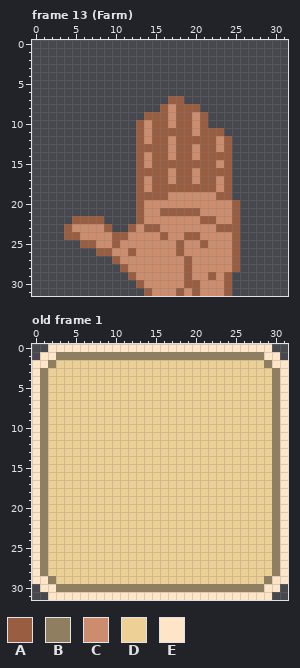
Edited in one commit: pixel-art file (Pixel Art/UI/Unit buttons.ase). Above, as it was before the edit.
32x32 pixels, 20 frames. Shown: frame 13 (Farm), old frame 1.
Palette (. is transparent): A #995d42  B #8f7e60  C #cc8c6e  D #edd095  E #ffe5c7
Pixels before, frame 13 (Farm), first column x 4:
 7 .............AA.......
 8 ............ACAAA.....
 9 ..........AAACAACA....
10 .........ACAACAACA....
11 .........ACAAAAACAAA..
12 .........ACAACAAAAACA.
13 .........AAAACAACAACA.
14 .........ACAACAACAAAA.
15 .........ACAAAAAAAACA.
16 .........AAAACAACAAAA.
17 .........ACAACAACAACA.
18 .........ACAAAAAAAACA.
19 .........AAAACCCCCCAA.
20 .........ACCCCCCCCCCCA
21 .........ACCAAAAACCCCA
22 .AAAA....ACCCCCCCAACCA
23 ACCCCA..ACAACCCCCCCAAA
24 AACCCCAACCCCACCAACCCCA
25 ..AACCACCCCCCCACCACCCA
26 ....AACCACCCCCACCCCCCA
27 ......ACCCCCCCCACCCCCA
28 .......ACCCCCCCACCCCCA
29 ........ACCCCCCACCACA.
30 .........ACCCCCAACCCA.
31 ..........ACCCACACCCA.
Pixels before, old frame 1, first column x 0:
 0 ..EEEEEEEEEEEEEEEEEEEEEEEEEEEE..
 1 .EEBBBBBBBBBBBBBBBBBBBBBBBBBBEE.
 2 EEBDDDDDDDDDDDDDDDDDDDDDDDDDDBEE
 3 EBDDDDDDDDDDDDDDDDDDDDDDDDDDDDBE
 4 EBDDDDDDDDDDDDDDDDDDDDDDDDDDDDBE
 5 EBDDDDDDDDDDDDDDDDDDDDDDDDDDDDBE
 6 EBDDDDDDDDDDDDDDDDDDDDDDDDDDDDBE
 7 EBDDDDDDDDDDDDDDDDDDDDDDDDDDDDBE
 8 EBDDDDDDDDDDDDDDDDDDDDDDDDDDDDBE
 9 EBDDDDDDDDDDDDDDDDDDDDDDDDDDDDBE
10 EBDDDDDDDDDDDDDDDDDDDDDDDDDDDDBE
11 EBDDDDDDDDDDDDDDDDDDDDDDDDDDDDBE
12 EBDDDDDDDDDDDDDDDDDDDDDDDDDDDDBE
13 EBDDDDDDDDDDDDDDDDDDDDDDDDDDDDBE
14 EBDDDDDDDDDDDDDDDDDDDDDDDDDDDDBE
15 EBDDDDDDDDDDDDDDDDDDDDDDDDDDDDBE
16 EBDDDDDDDDDDDDDDDDDDDDDDDDDDDDBE
17 EBDDDDDDDDDDDDDDDDDDDDDDDDDDDDBE
18 EBDDDDDDDDDDDDDDDDDDDDDDDDDDDDBE
19 EBDDDDDDDDDDDDDDDDDDDDDDDDDDDDBE
20 EBDDDDDDDDDDDDDDDDDDDDDDDDDDDDBE
21 EBDDDDDDDDDDDDDDDDDDDDDDDDDDDDBE
22 EBDDDDDDDDDDDDDDDDDDDDDDDDDDDDBE
23 EBDDDDDDDDDDDDDDDDDDDDDDDDDDDDBE
24 EBDDDDDDDDDDDDDDDDDDDDDDDDDDDDBE
25 EBDDDDDDDDDDDDDDDDDDDDDDDDDDDDBE
26 EBDDDDDDDDDDDDDDDDDDDDDDDDDDDDBE
27 EBDDDDDDDDDDDDDDDDDDDDDDDDDDDDBE
28 EBDDDDDDDDDDDDDDDDDDDDDDDDDDDDBE
29 EEBDDDDDDDDDDDDDDDDDDDDDDDDDDBEE
30 .EEBBBBBBBBBBBBBBBBBBBBBBBBBBEE.
31 ..EEEEEEEEEEEEEEEEEEEEEEEEEEEE..
New version:
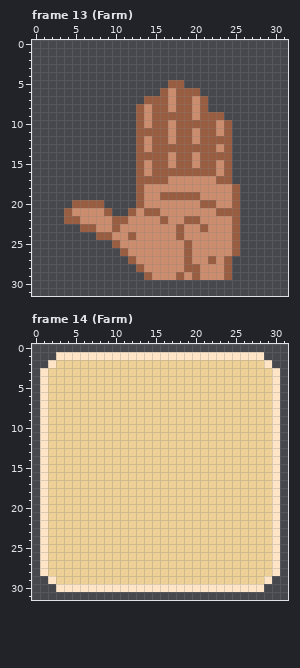
A new or re-ordered frame is compared with the old frame closest to it.
The author wrote: Bot HUD redone and added more health to all units
Difference:
frames 20 -> 21
Frame 13 (Farm), layer "Symbol":
y 5: x 17..18 .. -> AA
y 6: x 16..20 ..... -> ACAAA
y 7: x 14..17 ...A -> AAAC; x 19..21 ... -> ACA
y 8: x 13..15 ... -> ACA; x 20..21 A. -> CA
y 9: x 13..14 .A -> AC; x 17 C -> A; x 22..23 .. -> AA
y 10: x 20 C -> A; x 22..24 ... -> ACA
y 11: x 14 C -> A; x 17 A -> C; x 23..24 A. -> CA
y 12: x 20 A -> C; x 23 C -> A
y 13: x 14 A -> C; x 17 C -> A; x 20 C -> A
y 14: x 14 C -> A
y 15: x 17 A -> C; x 20 A -> C
y 16: x 14 A -> C; x 17 C -> A; x 20 C -> A; x 23 A -> C
y 17: x 14 C -> A; x 18..19 AA -> CC; x 21..23 AAC -> CCA
y 18: x 15..22 AAAAAAAA -> CCCCCCCC; x 24..25 A. -> CA
y 19: x 14..15 AA -> CC; x 17..20 CCCC -> AAAA; x 23..25 AA. -> CCA
y 20: x 5..8 .... -> AAAA; x 21..22 CC -> AA
y 21: x 4..9 ...... -> ACCCCA; x 12..20 .ACCAAAAA -> ACAACCCCC; x 23..24 CC -> AA
y 22: x 4 . -> A; x 6..13 AAA....A -> CCCCAACC; x 16 C -> A; x 19..22 CCAA -> AACC
y 23: x 4..7 ACCC -> ..AA; x 9..12 A..A -> CACC; x 14..15 AA -> CC; x 18 C -> A; x 21 C -> A; x 23..24 AA -> CC
y 24: x 4..12 AACCCCAAC -> ....AACCA; x 16 A -> C; x 18..20 CAA -> ACC
y 25: x 6..9 AACC -> ....; x 18..19 AC -> CA; x 21 A -> C
y 26: x 8..12 AACCA -> ...AC; x 18..19 AC -> CA
y 27: x 10..12 ACC -> ..A; x 22 C -> A; x 24..25 CA -> A.
y 28: x 11..13 ACC -> ..A; x 20 C -> A; x 24..25 CA -> A.
y 29: x 12..14 ACC -> ..A; x 18..20 CAC -> ACA; x 22 A -> C
y 30: x 13..24 ACCCCCAACCCA -> ............
y 31: x 14..24 ACCCACACCCA -> ...........
Frame 14 (Farm) is new; against old frame 1, layer "Symbol":
y 0: x 2..29 EEEEEEEEEEEEEEEEEEEEEEEEEEEE -> ............................
y 1: x 1..30 EEBBBBBBBBBBBBBBBBBBBBBBBBBBEE -> ..EEEEEEEEEEEEEEEEEEEEEEEEEE..
y 2: x 0..2 EEB -> ..E; x 29..31 BEE -> E..
y 3..28: x 0..1 EB -> .E; x 30..31 BE -> E.
y 29: x 0..2 EEB -> ..E; x 29..31 BEE -> E..
y 30: x 1..30 EEBBBBBBBBBBBBBBBBBBBBBBBBBBEE -> ..EEEEEEEEEEEEEEEEEEEEEEEEEE..
y 31: x 2..29 EEEEEEEEEEEEEEEEEEEEEEEEEEEE -> ............................
Boxes around the changes in both pictures, in picture pixels (x1, y1, x2, y2):
changed: (64, 80, 240, 296)
changed: (32, 344, 288, 600)
